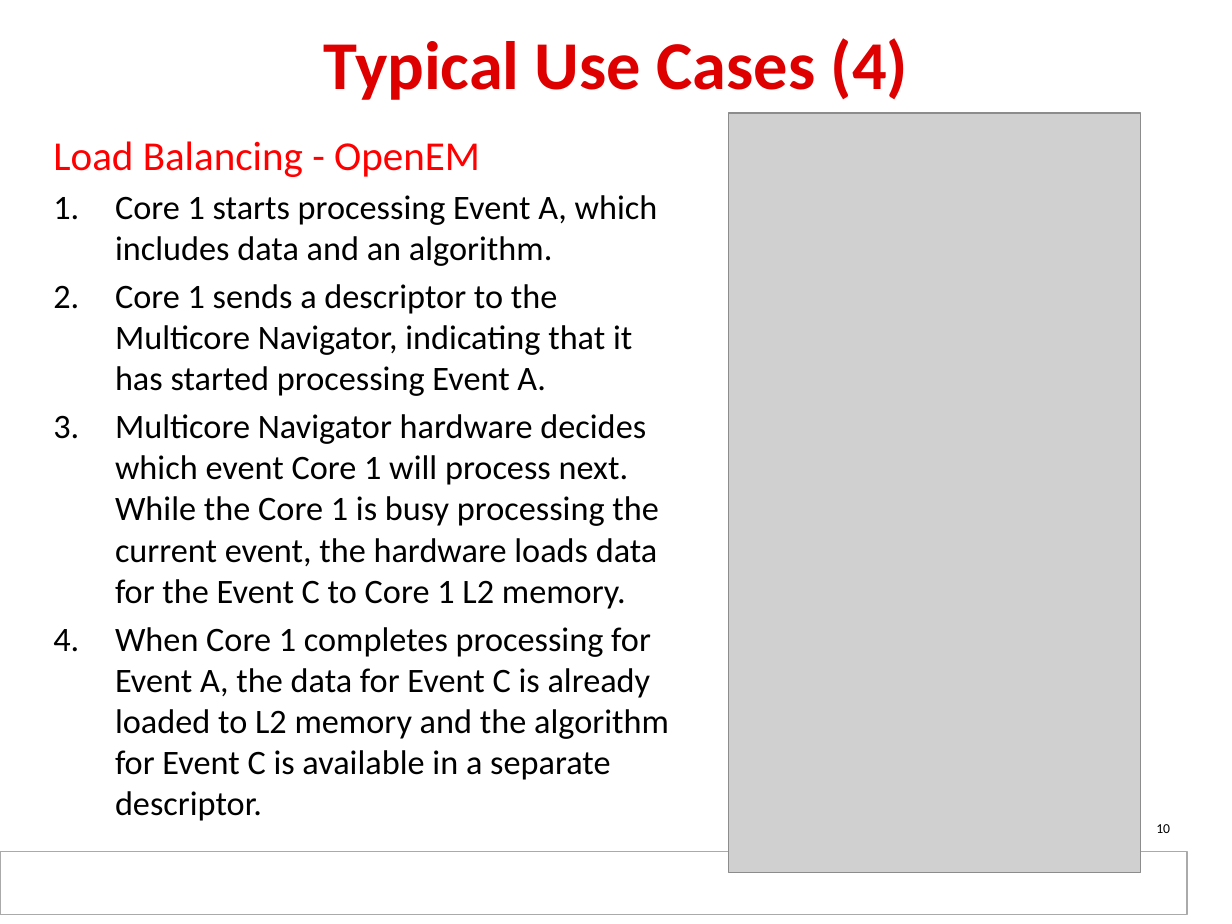
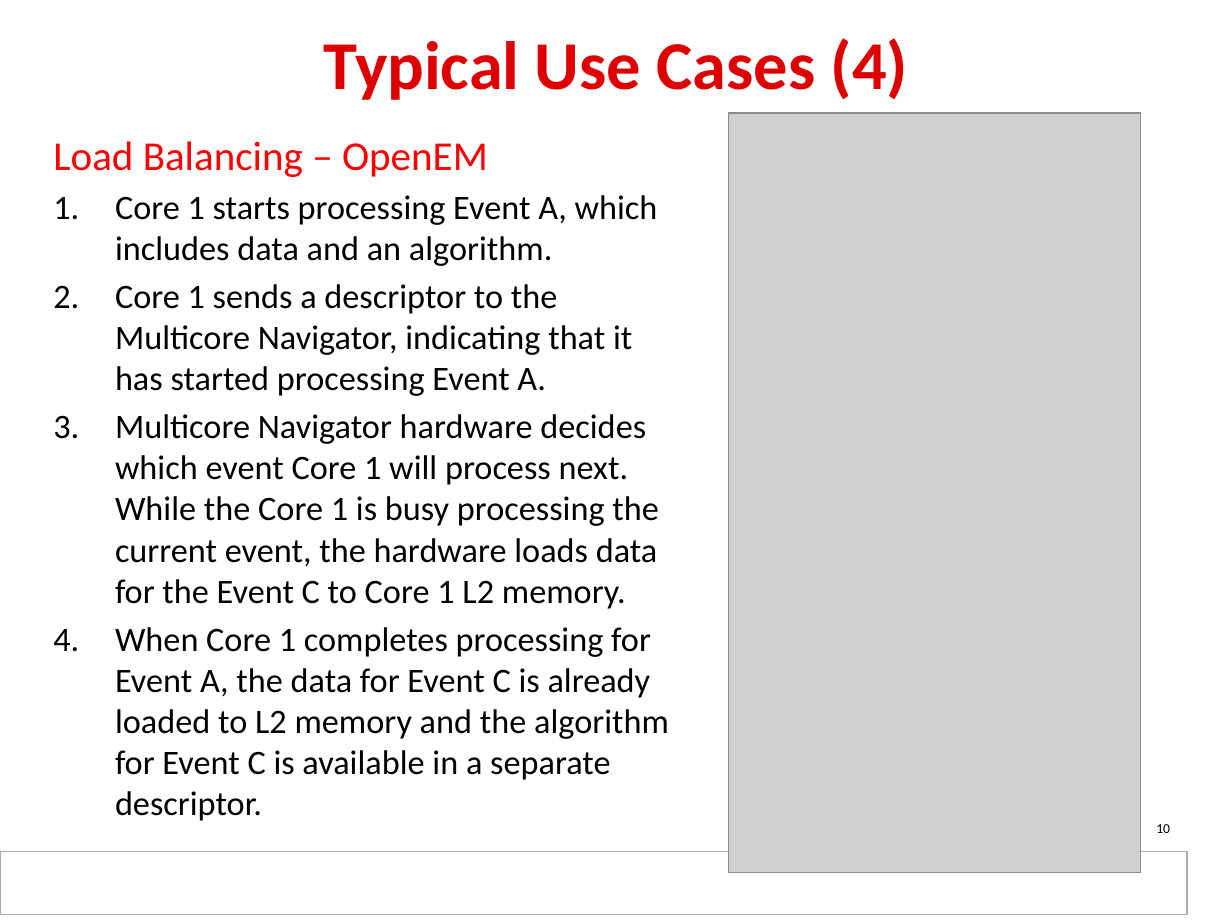
Before and after one commit to hari1989/keystone-workshop, a slide deck: slide 10 of slides/KeyStone Multicore Navigator.pptx. Drawn at 1232x924 pixels with LibreOffice and Linux fonts; fonts in the diff are those of the drawing; grey boxes stand for pictures; background and template pictures are left out. Boxes give left, top, right and bottom in pixels: in the first picture for what was removed or moved away, otherwise in the second. Text is boxed around its words. In the diff, an @@ line names an element or a change of style, - is before the commit and + after.

```diff
--- a/slides/KeyStone Multicore Navigator.pptx
+++ b/slides/KeyStone Multicore Navigator.pptx
@@ text at bbox=[53, 141, 488, 177]: text changed @@
-Load Balancing - OpenEM
+Load Balancing – OpenEM
```
Also in this commit, not shown: 1 other slide changed.
